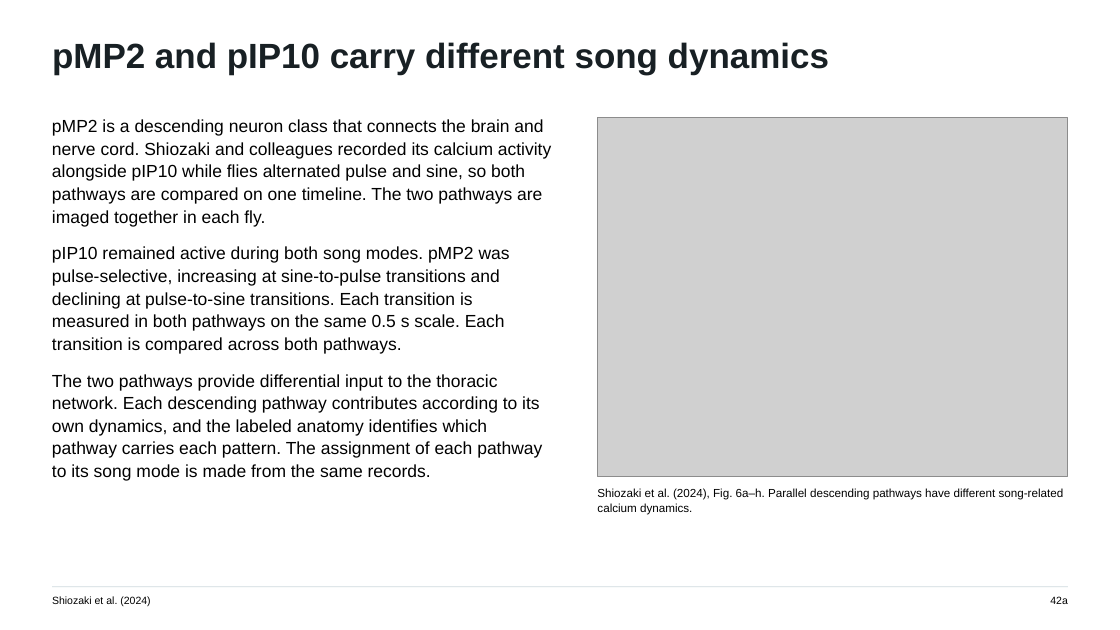
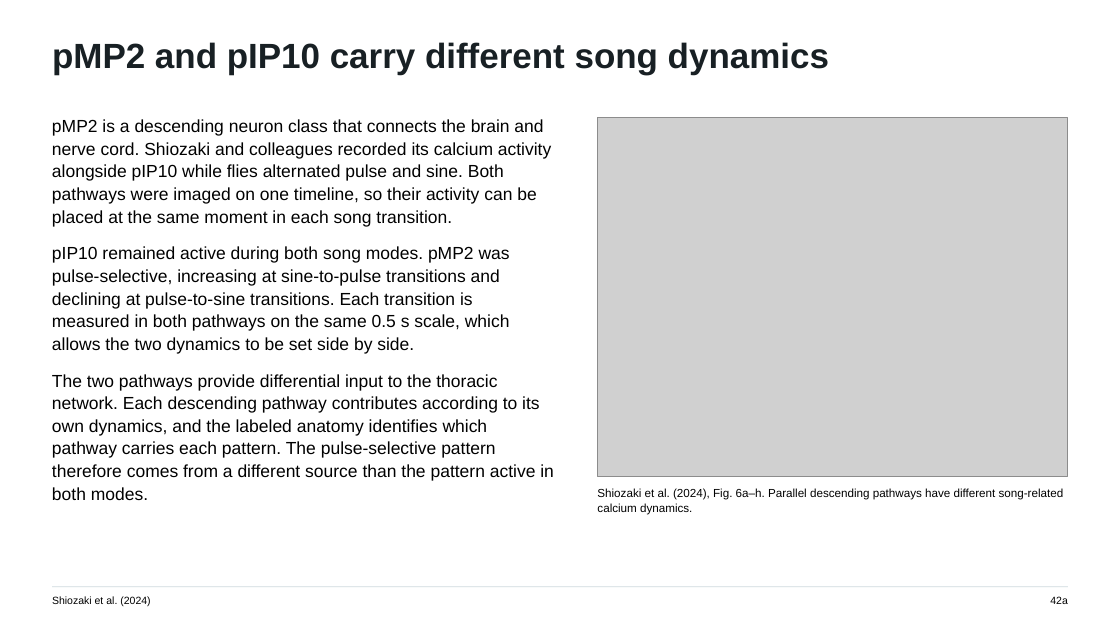
Before and after one commit to jordanxxlopez/NEUROETHOLOGY, a slide deck: slide 56 of scaffolded/Neuroethology_Lecture34_FA2026_SCAFFOLDED.pptx. Drawn at 1120x630 pixels with LibreOffice and Linux fonts; fonts in the diff are those of the drawing; grey boxes stand for pictures. Boxes give left, top, right and bottom in pixels: in the first picture for what was removed or moved away, otherwise in the second. Text is boxed around its words. In the diff, an @@ line names an element or a change of style, - is before the commit and + after.

```diff
--- a/scaffolded/Neuroethology_Lecture34_FA2026_SCAFFOLDED.pptx
+++ b/scaffolded/Neuroethology_Lecture34_FA2026_SCAFFOLDED.pptx
@@ text at (x1=52, y1=119, x2=554, y2=500): text changed @@
-pMP2 is a descending neuron class that connects the brain and nerve cord. Shiozaki and colleagues recorded its calcium activity alongside pIP10 while flies alternated pulse and sine, so both pathways are compared on one timeline. The two pathways are imaged together in each fly.
-pIP10 remained active during both song modes. pMP2 was pulse-selective, increasing at sine-to-pulse transitions and declining at pulse-to-sine transitions. Each transition is measured in both pathways on the same 0.5 s scale. Each transition is compared across both pathways.
-The two pathways provide differential input to the thoracic network. Each descending pathway contributes according to its own dynamics, and the labeled anatomy identifies which pathway carries each pattern. The assignment of each pathway to its song mode is made from the same records.
+pMP2 is a descending neuron class that connects the brain and nerve cord. Shiozaki and colleagues recorded its calcium activity alongside pIP10 while flies alternated pulse and sine. Both pathways were imaged on one timeline, so their activity can be placed at the same moment in each song transition.
+pIP10 remained active during both song modes. pMP2 was pulse-selective, increasing at sine-to-pulse transitions and declining at pulse-to-sine transitions. Each transition is measured in both pathways on the same 0.5 s scale, which allows the two dynamics to be set side by side.
+The two pathways provide differential input to the thoracic network. Each descending pathway contributes according to its own dynamics, and the labeled anatomy identifies which pathway carries each pattern. The pulse-selective pattern therefore comes from a different source than the pattern active in both modes.
```
Also in this commit, not shown: 43 other slides changed, 3 other files.
